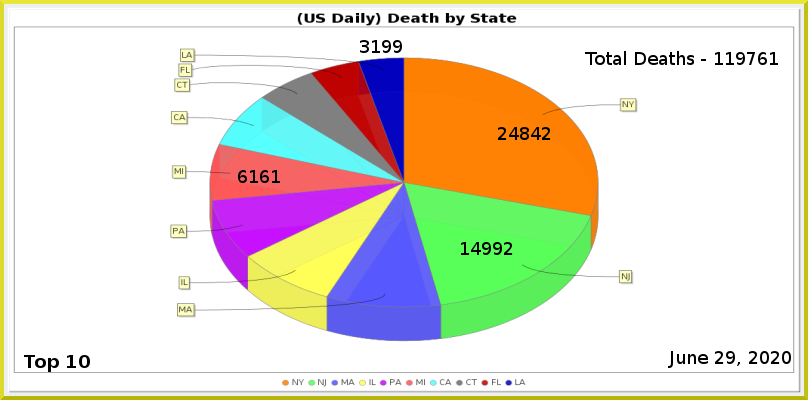
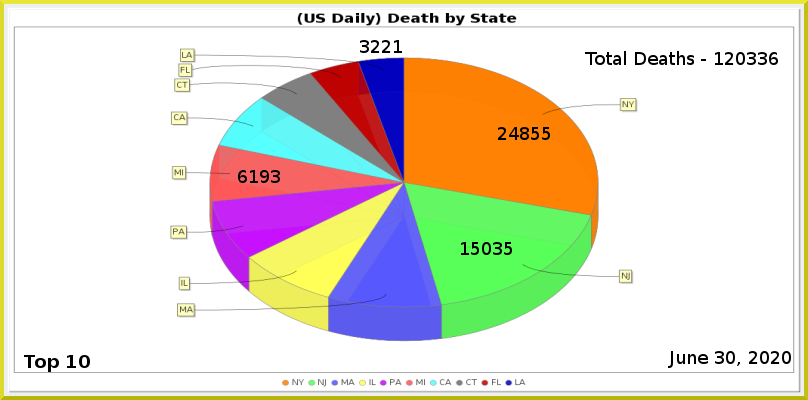
Layers edited between the first and the second w=808, h=400 image:
painted on "Least" over [371, 40, 402, 53]
painted on "MI" over [260, 170, 280, 183]
painted on "NJ" over [471, 242, 513, 255]
painted on "NY" over [531, 127, 551, 140]
renamed "Total Deaths - 119761" to "Total Deaths - 120336", painted on it over [725, 52, 778, 65]
painted on "Current Date" over [715, 351, 735, 364]
painted on "Death_by_State.png" over [170, 48, 638, 342]
